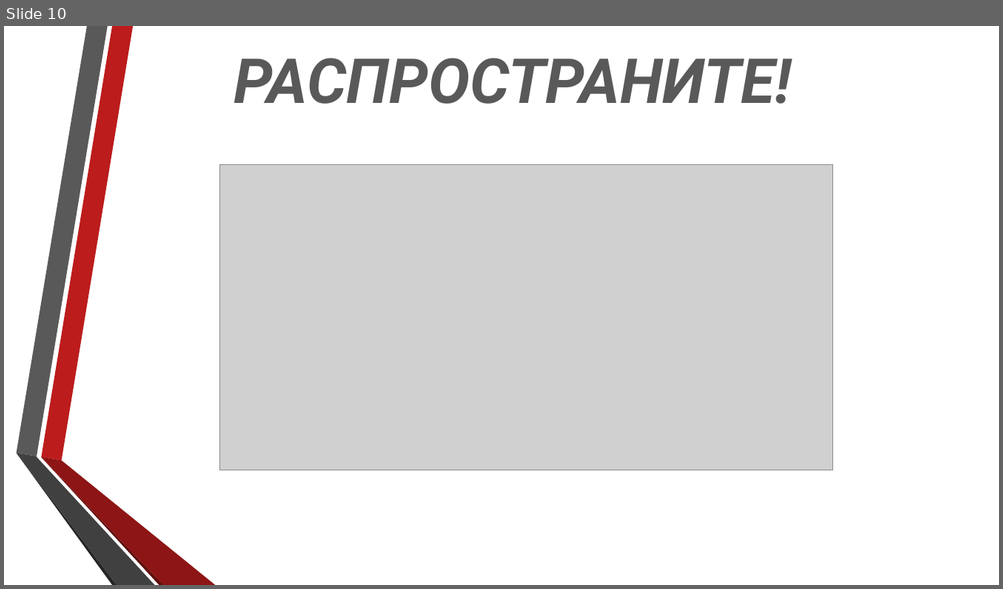
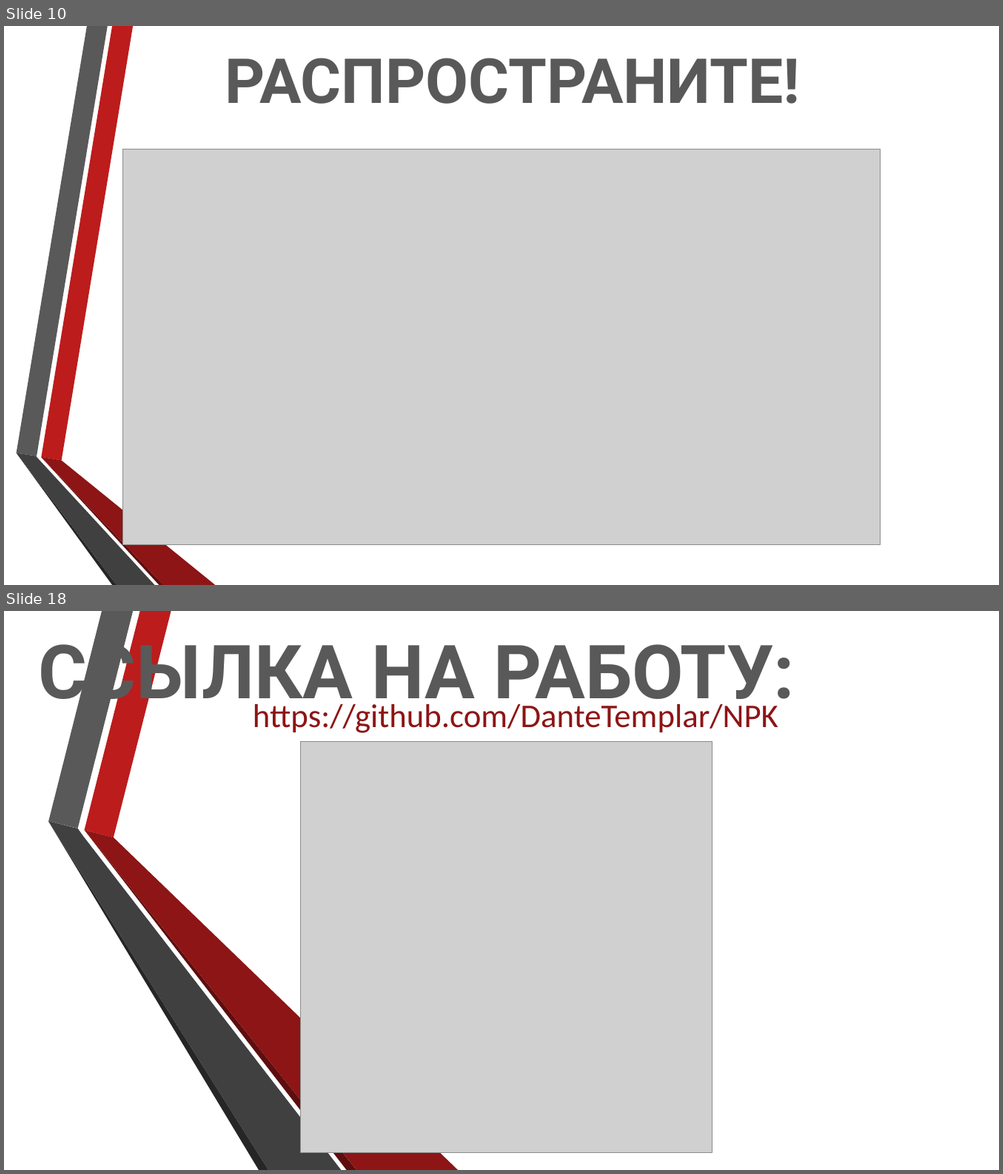
Before and after one commit to DanteTemplar/NPK, a slide deck: Нейронные Сети, Бельков.pptx. Shown one above the other, each under a label of ours: slide 10 before the commit, slides 10 and 18 after it; the slides between them are not shown. The pictures are 1003x589 and 1003x1174 pixels, drawn with LibreOffice and Linux fonts; fonts in the diff are those of the drawing; grey boxes stand for pictures; background and template pictures are left out. Boxes give left, top, right and bottom in pixels: in the first picture for what was removed or moved away, otherwise in the second. Text is boxed around its words. In the diff, an @@ line names an element or a change of style, - is before the commit and + after.

```diff
--- a/Нейронные Сети, Бельков.pptx
+++ b/Нейронные Сети, Бельков.pptx
@@ slide 18 added at box(4, 611, 999, 1170), background picture (left out) @@
@@ title added at box(39, 630, 794, 716), 72 pt, text #595959, bold @@
+ССЫЛКА НА РАБОТУ:
@@ subtitle added at box(253, 704, 778, 733), 32 pt, text #8D1515 @@
+https://github.com/DanteTemplar/NPK
@@ picture added at box(301, 741, 713, 1153) @@
@@ group added at box(48, 611, 458, 1170): 6 freeform shapes @@
@@ slide 10 changed as well @@
@@ title "РАСПРОСТРАНИТЕ!" at box(225, 58, 800, 104): italic off @@
@@ picture: place and size @@
-picture at box(219, 165, 833, 471)
+picture at box(122, 149, 880, 545)
```
Also in this commit, not shown: 3 other slides changed, 13 other slides added, 9 slides removed, 1 other file.
